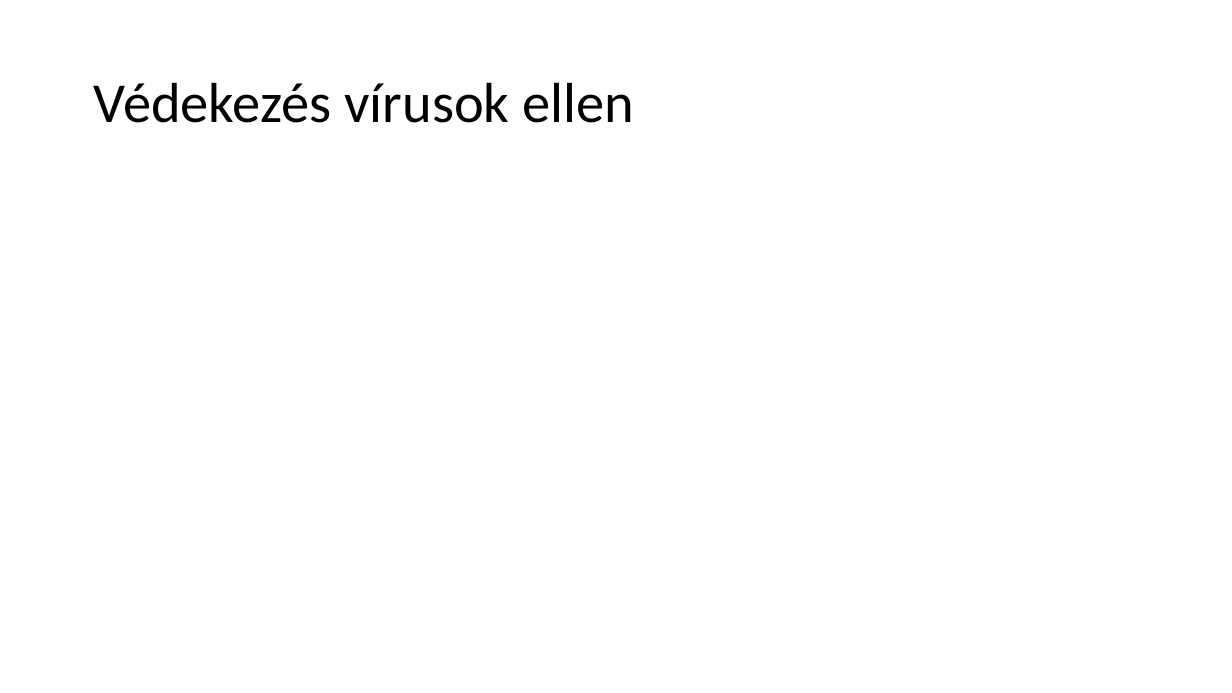
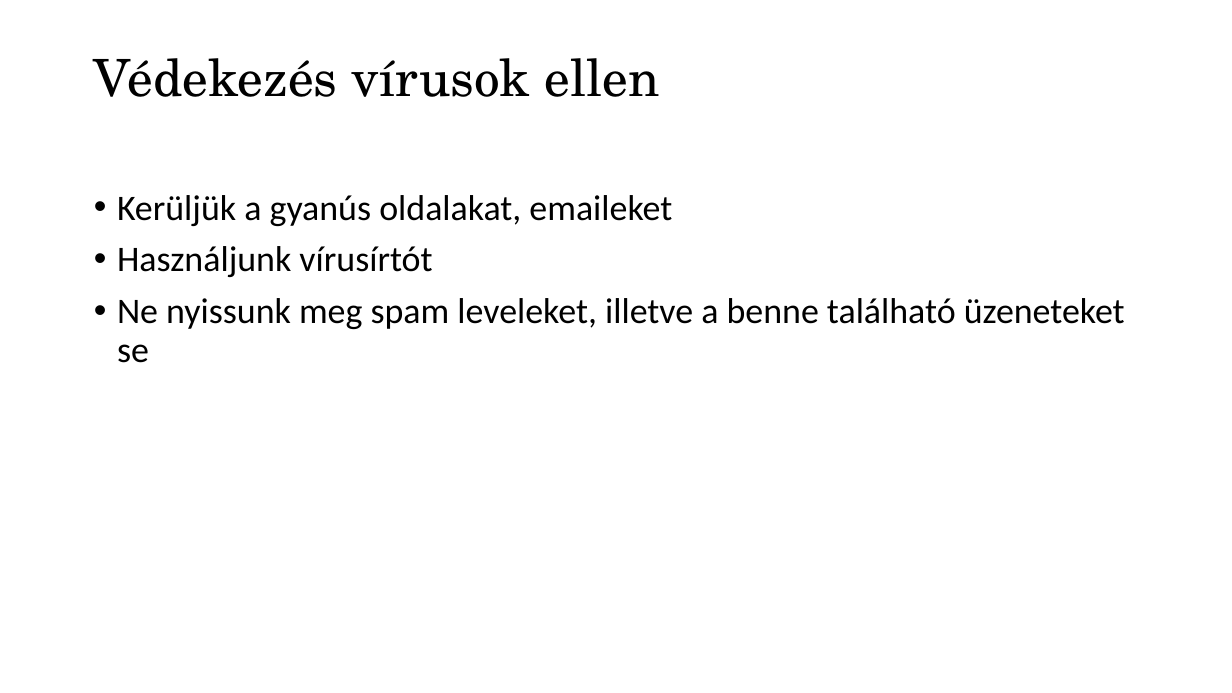
Before and after one commit to somodikonrad/Paprika, a slide deck: slide 7 of Beadandó SK.pptx. Drawn at 1232x693 pixels with LibreOffice and Linux fonts; fonts in the diff are those of the drawing. Boxes give left, top, right and bottom in pixels: in the first picture for what was removed or moved away, otherwise in the second. Text is boxed around its words. In the diff, an @@ line names an element or a change of style, - is before the commit and + after.

```diff
--- a/Beadandó SK.pptx
+++ b/Beadandó SK.pptx
@@ title "Védekezés vírusok ellen": place and size @@
-title "Védekezés vírusok ellen" at [94, 82, 634, 123]
+title "Védekezés vírusok ellen" at [94, 58, 659, 97]
@@ title "Védekezés vírusok ellen" at [94, 58, 659, 97]: size 44 to 40 pt, font Calibri to TeX Gyre Schola @@
@@ text added at [117, 195, 1125, 363], 28 pt, text #000000 @@
+• Kerüljük a gyanús oldalakat, emaileket
+• Használjunk vírusírtót
+• Ne nyissunk meg spam leveleket, illetve a benne található üzeneteket se
```
Also in this commit, not shown: 3 other slides changed, 1 slide added, 1 slide removed.
